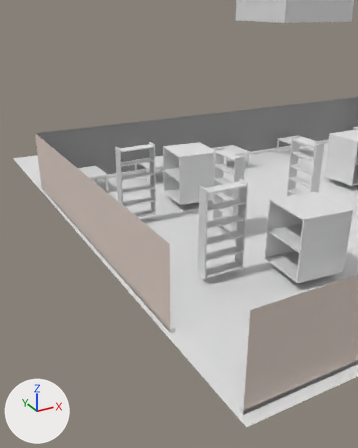
One commit to the Blender file Drone navigation during ceiliing collapse/main.blend: the scene before it, then after it.
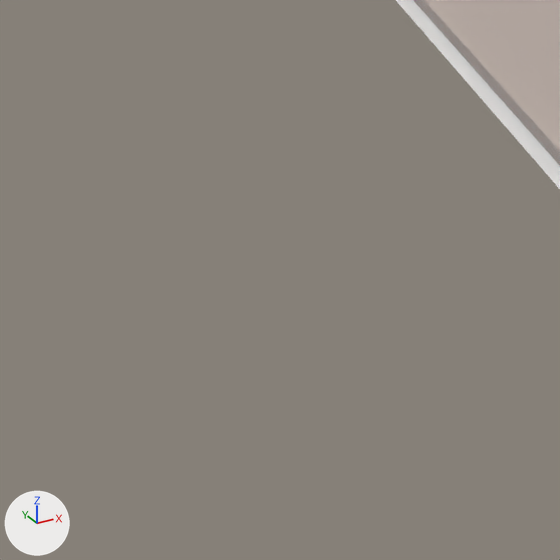
Each version appears first from a 50 mm camera at (-46.78, -45.46, 20.54) aimed at (-34.9, -23.87, 9.74), and next in a close-up on the part from 0% to 39% of the width and 57% to 89% of the height. The lights are fixed; the arrows at lower left show +X, +Y and +Z.

In view in the first close-up: 'Plane', 'Room'.
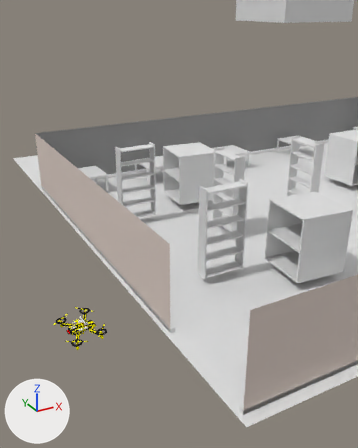
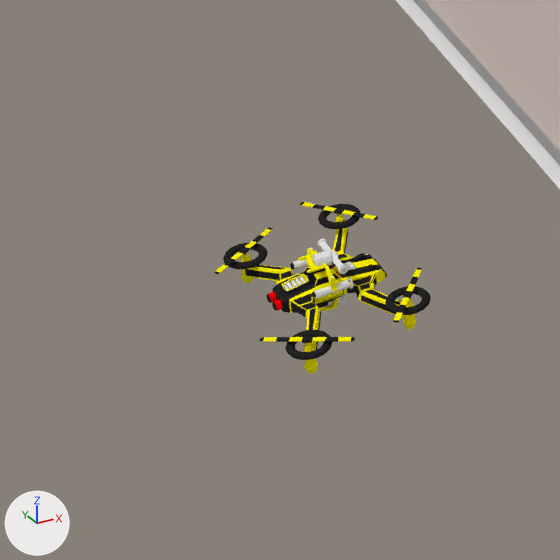
Commit message: added drone to environment

Where the change shows, as pixel boxes (x1, y1, x2, y2) in the close-ups (560 x 560 px):
```json
{"object": "drone_costum", "change": "added", "after": [214, 202, 431, 374], "faces in mat_col_1 (black #252525)": [214, 202, 431, 360], "faces in mat_col_master (yellow #fff400)": [214, 202, 422, 374], "faces in mat_uv__tex_blury (white #e7e7e7)": [283, 238, 356, 314], "faces in mat_col_4 (black #191919)": [304, 268, 339, 286], "faces in mat_col_3 (red #ff0000)": [268, 266, 342, 311]}
```

Edits to the scene script, one JSON object a line:
```json
{"op": "add", "block": "mat_uv_text_camera", "code": ["mat_uv_text_camera = diffuse_material('uv_text_camera')", "mat_uv_text_camera.base_color = (0.8, 0.8, 0.8)  # white #e7e7e7"]}
{"op": "add", "block": "mat_col_1", "code": ["mat_col_1 = diffuse_material('col_1')", "mat_col_1.base_color = (0.0188, 0.0188, 0.0188)  # black #252525"]}
{"op": "add", "block": "mat_col_4", "code": ["mat_col_4 = diffuse_material('col_4')", "mat_col_4.base_color = (0.01, 0.01, 0.01)  # black #191919"]}
{"op": "add", "block": "mat_col_3", "code": ["mat_col_3 = diffuse_material('col_3')", "mat_col_3.base_color = (1.0, 0.0, 0.0)  # red #ff0000"]}
{"op": "add", "block": "mat_col_2", "code": ["mat_col_2 = diffuse_material('col_2')", "mat_col_2.base_color = (0.8, 0.8, 0.8)  # white #e7e7e7"]}
{"op": "add", "block": "mat_uv__tex_blury", "code": ["mat_uv__tex_blury = diffuse_material('uv__tex_blury')", "mat_uv__tex_blury.base_color = (0.8, 0.8, 0.8)  # white #e7e7e7"]}
{"op": "add", "block": "mat_col_master", "code": ["mat_col_master = diffuse_material('col_master')", "mat_col_master.base_color = (1.0, 0.908, 0.0)  # yellow #fff400"]}
{"op": "add", "block": "me_cube_012", "code": ["me_cube_012 = bpy.data.meshes.new('Cube.012')", "me_cube_012.from_pydata(...)  # 9216 vertices, 3962 faces; spans x -6.2..6.2, y -2.08..2.33, z -1.49..1.86", "# faces by material slot: [947, 924, 2, 24, 2054, 10, 1]", "me_cube_012.materials.append(mat_col_master)  # yellow #fff400", "me_cube_012.materials.append(mat_col_1)  # black #252525", "me_cube_012.materials.append(mat_col_2)  # white #e7e7e7", "me_cube_012.materials.append(mat_col_3)  # red #ff0000", "me_cube_012.materials.append(mat_uv__tex_blury)  # white #e7e7e7", "me_cube_012.materials.append(mat_col_4)  # black #191919", "me_cube_012.materials.append(mat_uv_text_camera)  # white #e7e7e7"]}
{"op": "add", "block": "ob_drone_costum", "code": ["ob_drone_costum = bpy.data.objects.new('drone_costum', me_cube_012)", "ob_drone_costum.location = (-40.63, -23.25, 4.58)", "ob_drone_costum.rotation_euler = (0.0, 0.0, 1.631)  # degrees (0, 0, 93)", "ob_drone_costum.scale = (0.267, 0.531, 0.267)"]}
```
